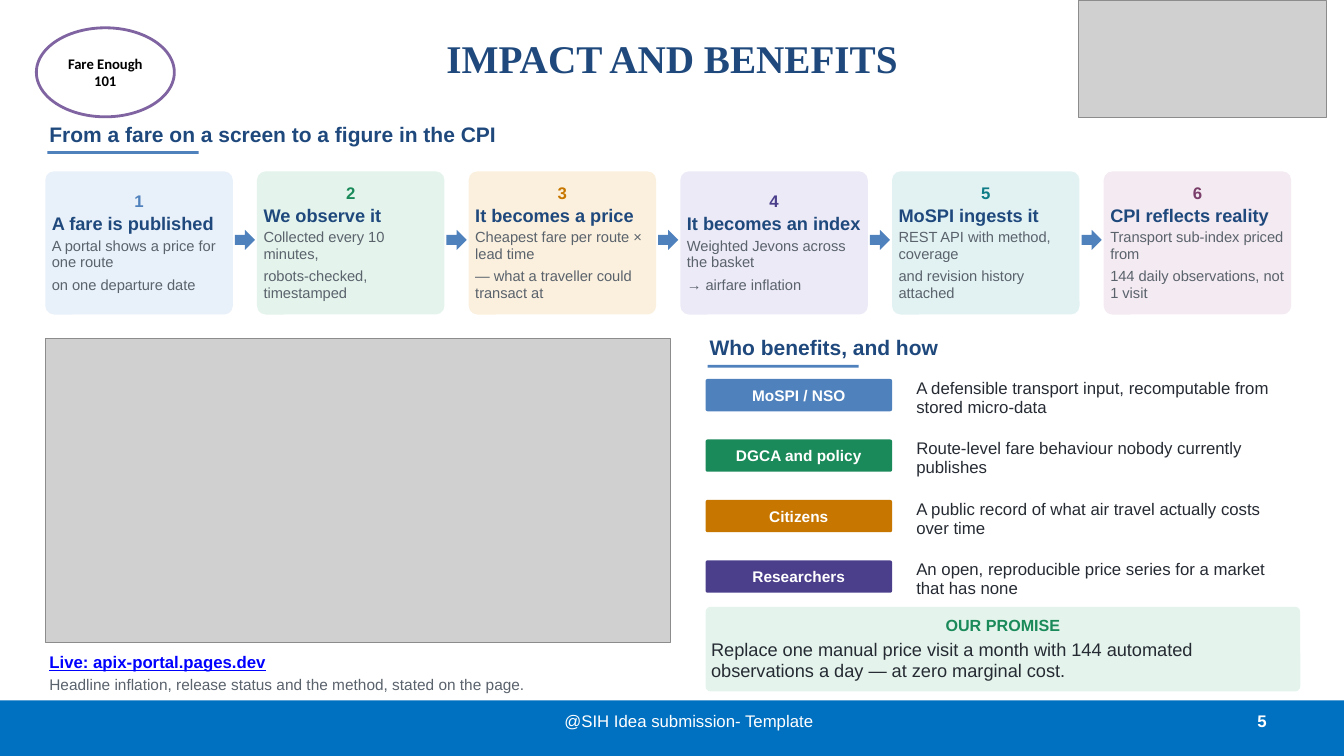
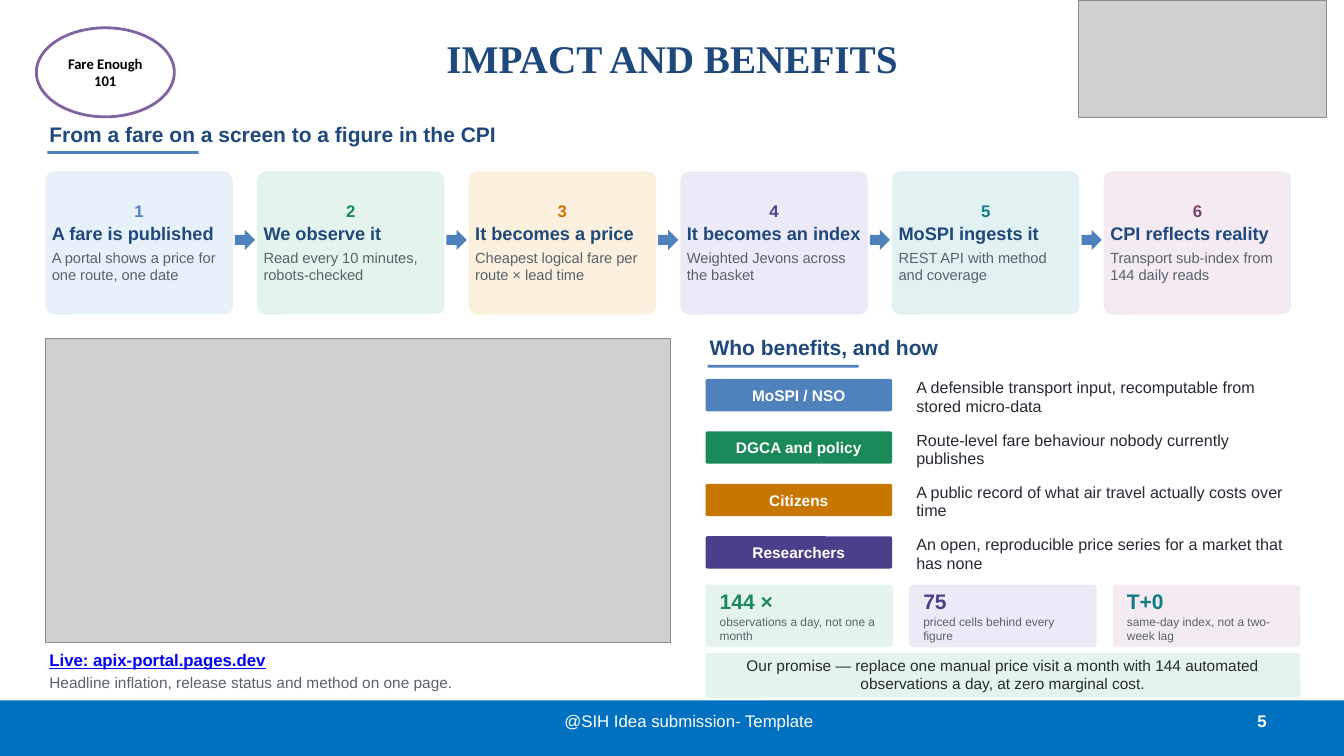
Before and after one commit to BradCage-afk/sih-2026-airfare-index, a slide deck: slide 5 of SIH26056-Idea-Presentation.pptx. Drawn at 1344x756 pixels with LibreOffice and Linux fonts; fonts in the diff are those of the drawing; grey boxes stand for pictures. Boxes give left, top, right and bottom in pixels: in the first picture for what was removed or moved away, otherwise in the second. Text is boxed around its words. In the diff, an @@ line names an element or a change of style, - is before the commit and + after.

```diff
--- a/SIH26056-Idea-Presentation.pptx
+++ b/SIH26056-Idea-Presentation.pptx
@@ text in rounded rectangle at (x1=52, y1=252, x2=216, y2=282): text changed @@
-A portal shows a price for one route
-on one departure date
+A portal shows a price for one route, one date
@@ text in rounded rectangle at (x1=264, y1=252, x2=417, y2=280): text changed @@
-Collected every 10 minutes,
-robots-checked, timestamped
+Read every 10 minutes, robots-checked
@@ text in rounded rectangle at (x1=475, y1=252, x2=637, y2=280): text changed @@
-Cheapest fare per route × lead time
-— what a traveller could transact at
+Cheapest logical fare per route × lead time
@@ text in rounded rectangle at (x1=687, y1=252, x2=846, y2=280): text changed @@
-Weighted Jevons across the basket
-→ airfare inflation
+Weighted Jevons across the basket
@@ text in rounded rectangle at (x1=899, y1=252, x2=1047, y2=283): text changed @@
-REST API with method, coverage
-and revision history attached
+REST API with method and coverage
@@ text in rounded rectangle at (x1=1110, y1=252, x2=1273, y2=283): text changed @@
-Transport sub-index priced from
-144 daily observations, not 1 visit
+Transport sub-index from 144 daily reads
@@ rounded rectangle "DGCA and policy" moved from (x1=706, y1=440, x2=892, y2=472) to (x1=706, y1=432, x2=892, y2=464) @@
@@ text "Route-level fare behaviour nobody currently ..." moved from (x1=916, y1=442, x2=1241, y2=477) to (x1=916, y1=434, x2=1229, y2=468) @@
@@ rounded rectangle "Citizens" moved from (x1=706, y1=500, x2=892, y2=532) to (x1=706, y1=484, x2=892, y2=516) @@
@@ text "A public record of what ..." moved from (x1=916, y1=503, x2=1260, y2=534) to (x1=916, y1=486, x2=1282, y2=516) @@
@@ rounded rectangle "Researchers" moved from (x1=706, y1=561, x2=892, y2=593) to (x1=706, y1=536, x2=892, y2=569) @@
@@ size 12 to 11.5 pt in 4 elements at (x1=916, y1=381, x2=1255, y2=412), (x1=916, y1=434, x2=1229, y2=468), (x1=916, y1=486, x2=1282, y2=516), (x1=916, y1=538, x2=1283, y2=569) @@
@@ text "An open, reproducible price series ..." moved from (x1=916, y1=563, x2=1265, y2=594) to (x1=916, y1=538, x2=1283, y2=569) @@
@@ rounded rectangle added at (x1=706, y1=585, x2=893, y2=647), fill #E4F4EC @@
@@ text added at (x1=720, y1=594, x2=875, y2=640), 8.5 pt, text #5A626C @@
+144 ×
+observations a day, not one a month
@@ rounded rectangle added at (x1=909, y1=585, x2=1097, y2=647), fill #ECEAF7 @@
@@ text added at (x1=923, y1=594, x2=1054, y2=643), 8.5 pt, text #5A626C @@
+75
+priced cells behind every figure
@@ rounded rectangle added at (x1=1113, y1=585, x2=1301, y2=647), fill #F4EAF1 @@
@@ text added at (x1=1127, y1=594, x2=1270, y2=643), 8.5 pt, text #5A626C @@
+T+0
+same-day index, not a two-week lag
@@ rounded rectangle "Our promise — replace one ..." resized from (x1=706, y1=607, x2=1301, y2=692) to (x1=706, y1=653, x2=1301, y2=698) @@
@@ text at (x1=49, y1=677, x2=453, y2=691): text changed @@
-Headline inflation, release status and the method, stated on the page.
+Headline inflation, release status and method on one page.
@@ text in rounded rectangle at (x1=746, y1=660, x2=1258, y2=692): text changed; size 13 to 11 pt @@
-OUR PROMISE
-Replace one manual price visit a month with 144 automated observations a day — at zero marginal cost.
+Our promise — replace one manual price visit a month with 144 automated observations a day, at zero marginal cost.
```
Also in this commit, not shown: 2 other slides changed, 4 other files.
